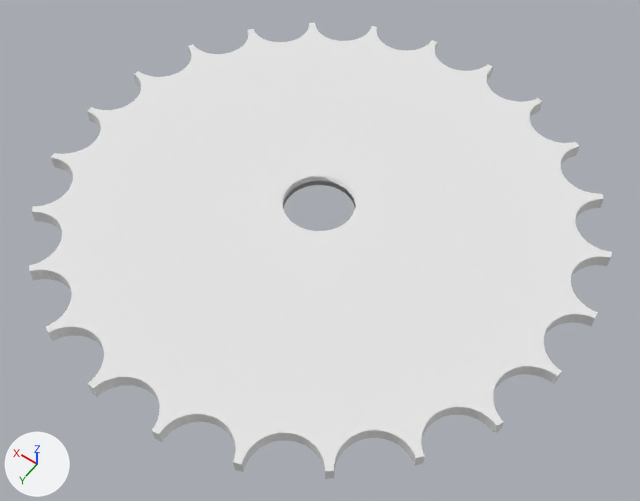
Two versions of the Blender file Assets/Models/blend/Saw-blade.blend, one commit apart.
Camera for both pictures: a 50 mm camera at (-23.2, 32.3, 46.1) aimed at (-1.4, 1.9, -1.8). The axes (+X, +Y, +Z) are drawn at lower left. The lights are the same throughout.

In view in the first picture: 'Zaag blade'.
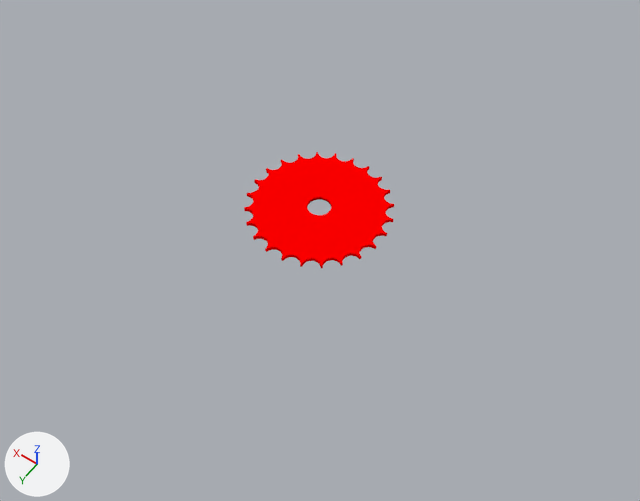
ob_cylinder is not drawn itself; it is used by a modifier of ob_zaag_blade.

Location of each change, (x1, y1, x2, y2) in pixels of the pictures (640 x 501 px):
'Zaag blade', recoloured, rescaled (74% narrower, 74% shorter)
    before: (29, 23, 611, 479)
    after: (244, 152, 394, 268)

The change, as a diff of the scene's bpy script:
```diff
--- a/Assets/Models/blend/Saw-blade.blend.py
+++ b/Assets/Models/blend/Saw-blade.blend.py
@@ me_cylinder_001 @@
 me_cylinder_001.from_pydata(...)  # 830 vertices, 417 faces; spans x -0.9..0.9, y -0.9..0.9, z -0.52..0.52
-me_cylinder_001.materials.append(mat_tt_color_00_001)  # white #e7e7e7
+me_cylinder_001.materials.append(mat_tt_color_00)  # red #ff0000
@@ ob_cylinder @@
 ob_cylinder.location = (0.0, 0.0, 0.469)
-ob_cylinder.scale = (2.5, 2.5, 7.55)
+ob_cylinder.scale = (0.829, 0.829, 2.5)
 ob_cylinder.hide_set(True)
@@ ob_zaag_blade @@
 ob_zaag_blade.location = (0.0, 0.0, 0.0)
-ob_zaag_blade.scale = (21.5, 21.5, 0.944)
+ob_zaag_blade.scale = (5.66, 5.66, 0.249)
 _m = ob_zaag_blade.modifiers.new('Boolean', 'BOOLEAN')
```
